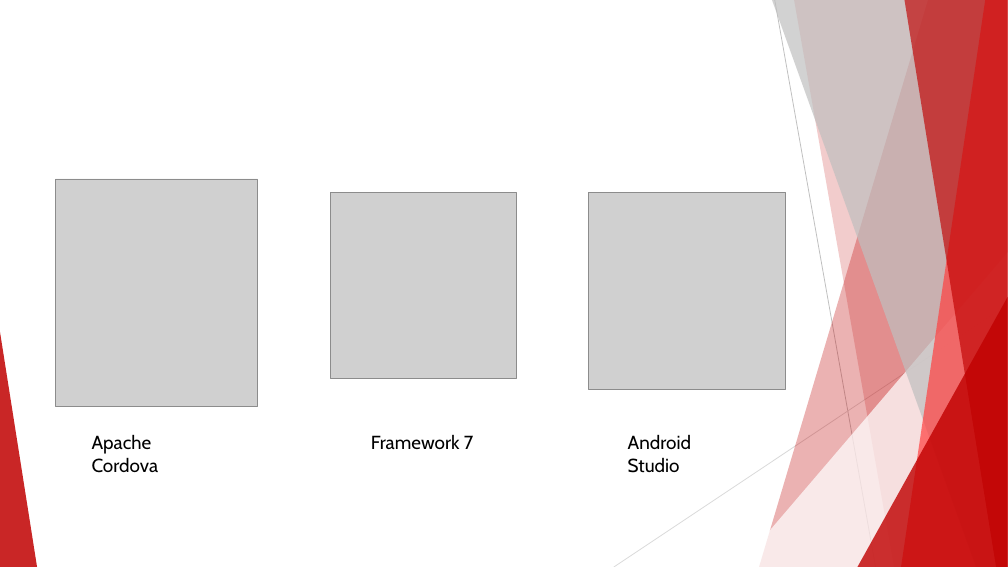
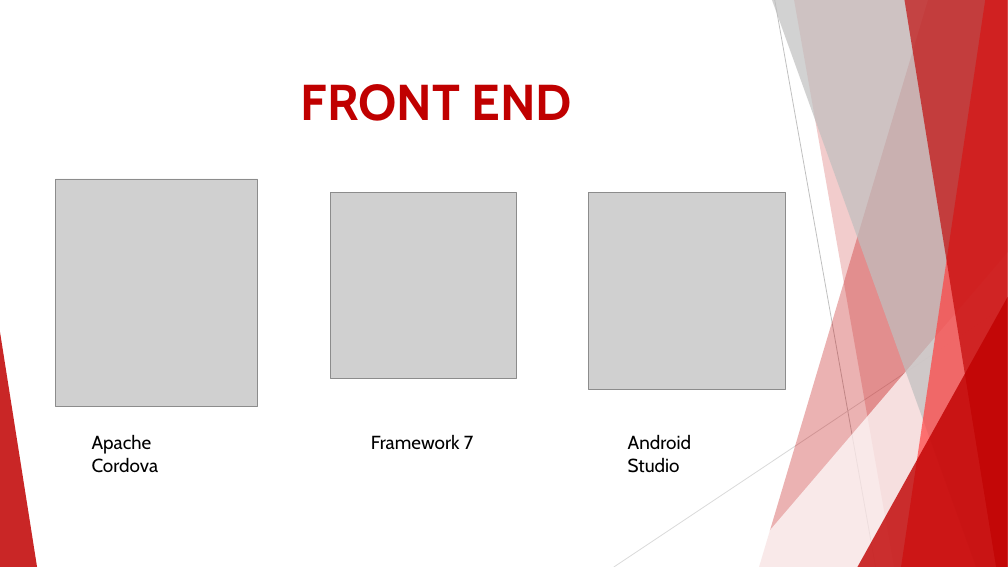
Before and after one commit to trysetyoutomo/tukang-dagang, a slide deck: slide 18 of presentation & video/TUKANG DAGANG.pptx. Drawn at 1008x567 pixels with LibreOffice and Linux fonts; fonts in the diff are those of the drawing; grey boxes stand for pictures. Boxes give left, top, right and bottom in pixels: in the first picture for what was removed or moved away, otherwise in the second. Text is boxed around its words. In the diff, an @@ line names an element or a change of style, - is before the commit and + after.

```diff
--- a/presentation & video/TUKANG DAGANG.pptx
+++ b/presentation & video/TUKANG DAGANG.pptx
@@ text added at (x1=301, y1=84, x2=573, y2=121), 48 pt, text #C00000, bold @@
+FRONT END
```
Also in this commit, not shown: 9 other slides changed, 1 slide added, 4 other files.
